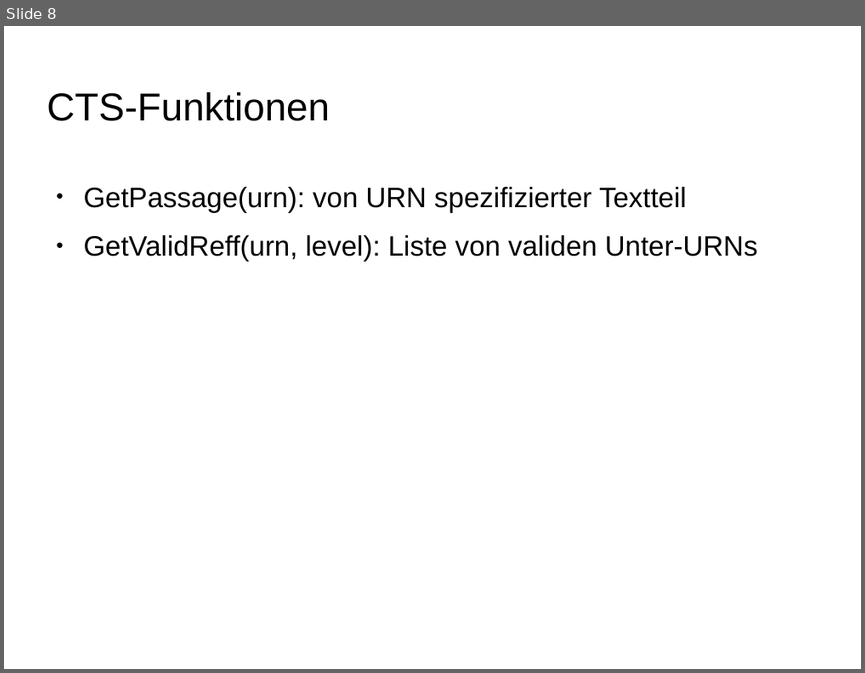
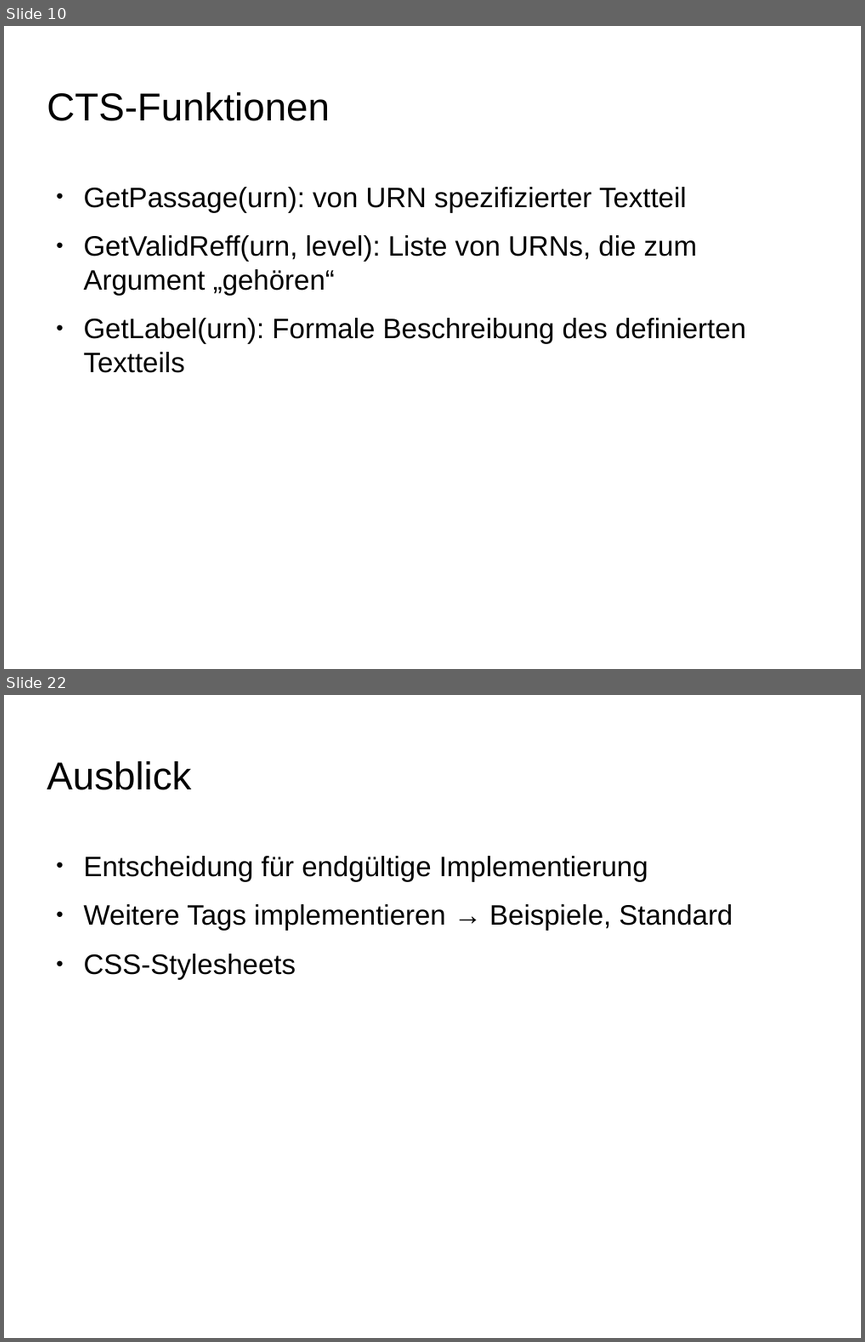
Before and after one commit to alkern/TeiRD, a slide deck: doc/präsentation.odp. Shown one above the other, each under a label of ours: slide 8 before the commit, slides 10 and 22 after it; the slides between them are not shown. The pictures are 865x673 and 865x1342 pixels, drawn with LibreOffice and Linux fonts; fonts in the diff are those of the drawing; background and template pictures are left out. Boxes give left, top, right and bottom in pixels: in the first picture for what was removed or moved away, otherwise in the second. Text is boxed around its words. In the diff, an @@ line names an element or a change of style, - is before the commit and + after.

```diff
--- a/doc/präsentation.odp
+++ b/doc/präsentation.odp
@@ slide 22 added at bbox=[4, 695, 861, 1338], background picture (left out) @@
@@ title added at bbox=[46, 761, 191, 790], 36 pt, text #000000 @@
+Ausblick
@@ text added at bbox=[84, 856, 732, 979], 26 pt, text #000000 @@
+● Entscheidung für endgültige Implementierung
+● Weitere Tags implementieren → Beispiele, Standard
+● CSS-Stylesheets
@@ what was slide 8 is now slide 10 @@
@@ slide 10 changed as well @@
@@ text at bbox=[84, 235, 746, 373]: text changed @@
-● GetValidReff(urn, level): Liste von validen Unter-URNs
+● GetValidReff(urn, level): Liste von URNs, die zum Argument „gehören“
+● GetLabel(urn): Formale Beschreibung des definierten Textteils
```
Also in this commit, not shown: 6 other slides changed, 13 other slides added, 5 other files.
